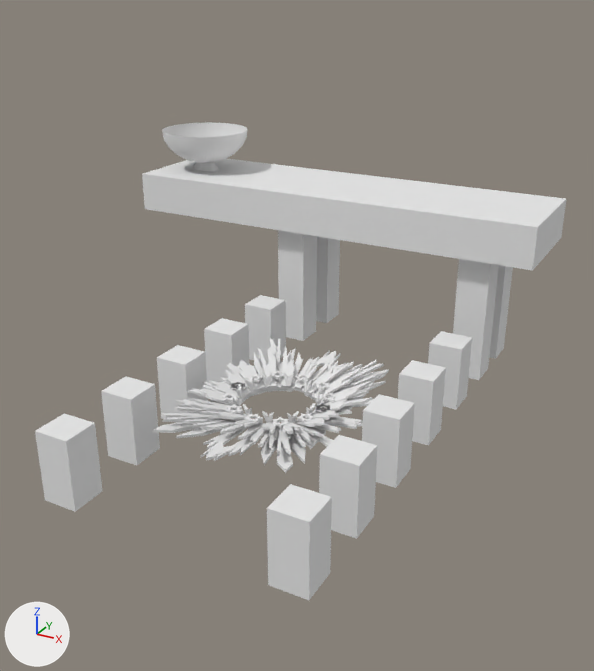
One commit to the OBJ model model 3d.obj: the scene before it, then after it.
Camera for both pictures: a 50 mm lens placed at (472.0, -194.0, 195.0), pointed at (305.0, 111.0, 43.0). The lights are fixed; the arrows at lower left show +X, +Y and +Z. Where no turn or scale is listed for an object, it has been applied to the vertices. Vertices at the same position are counted once.

Names of what the first picture shows: 'model 3d'.
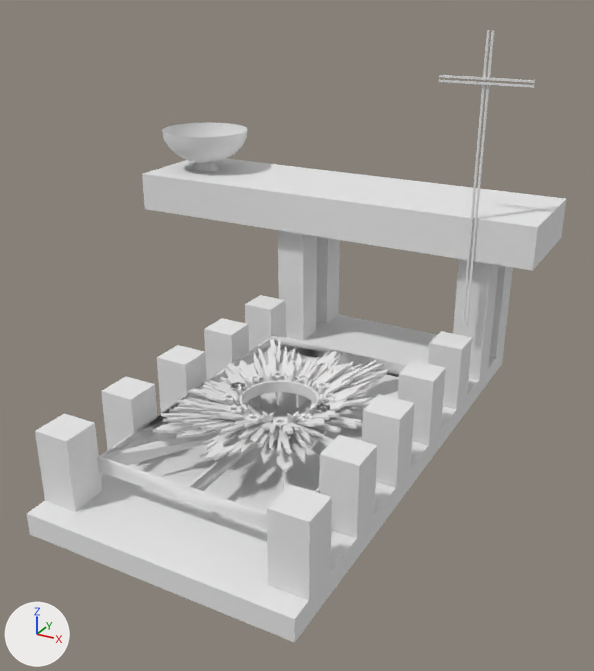
Where the change shows, as pixel boxes (x1, y1, x2, y2) in the pictures (594 x 671 px):
'model 3d', reshaped (28% taller): before (35, 122, 566, 600); after (26, 30, 566, 643)
part 1 of me_model_3d, added: after (439, 75, 535, 83)
part 2 of me_model_3d, added: after (439, 79, 534, 88)
part 3 of me_model_3d, added: after (465, 30, 494, 326)
part 4 of me_model_3d, added: after (461, 30, 490, 326)
part 5 of me_model_3d, added: after (26, 315, 504, 643)

Diff of the bpy script that builds the scene:
```diff
--- a/model 3d.obj.py
+++ b/model 3d.obj.py
@@ mat_tile_navy @@
+mat_tile_navy = principled_material('Tile_Navy')
+mat_tile_navy.base_color = (0.8, 0.8, 0.8)  # white #e7e7e7
+mat_tile_navy.roughness = 1.0
@@ me_model_3d @@
 # used by ob_model_3d
-me_model_3d.from_pydata(...)  # 2205 vertices, 1432 faces; spans x 163.0..392.0, y 0.0..241.0, z 2.0..112.0
+me_model_3d.from_pydata(...)  # 2593 vertices, 1734 faces; spans x 163.0..392.0, y -10.0..241.0, z -8.0..173.0
+# me_model_3d part 1: a new loose piece, a box spanning x 340.8..383.8, y 179.0..180.0, z 152.2..153.2, in mat_metal_aluminum_anodized (white #e7e7e7)
+# me_model_3d part 2: a new loose piece, a box spanning x 340.8..383.8, y 179.0..180.0, z 150.2..151.2, in mat_metal_aluminum_anodized (white #e7e7e7)
+# me_model_3d part 3: a new loose piece, a box spanning x 362.8..363.8, y 180.0..181.0, z 33.7..172.7, in mat_metal_aluminum_anodized (white #e7e7e7)
+# me_model_3d part 4: a new loose piece, a box spanning x 360.8..361.8, y 180.0..181.0, z 33.7..172.7, in mat_metal_aluminum_anodized (white #e7e7e7)
+# me_model_3d part 5: 356 vertices added at x 250.0..370.0, y -10.0..234.0, z -8.0..24.0
 me_model_3d.materials.append(mat_granite_dark_gray)
@@ me_model_3d @@
 me_model_3d.materials.append(mat_metal_aluminum_anodized)
+me_model_3d.materials.append(mat_tile_navy)  # white #e7e7e7
```
